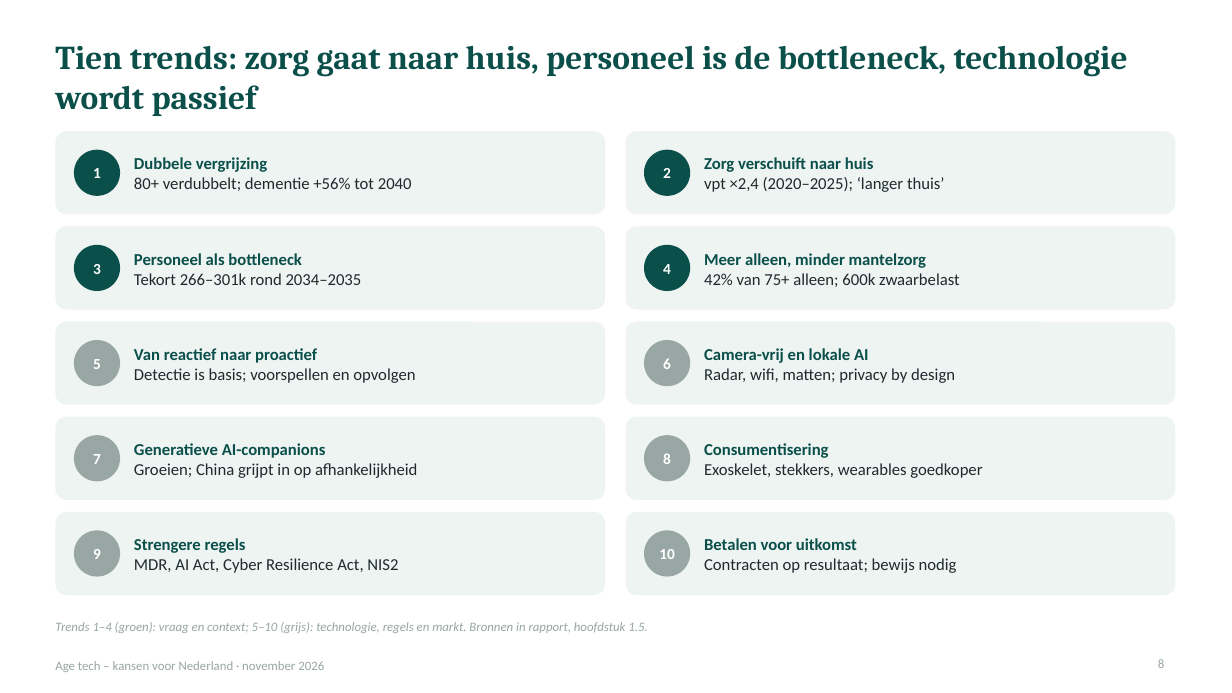
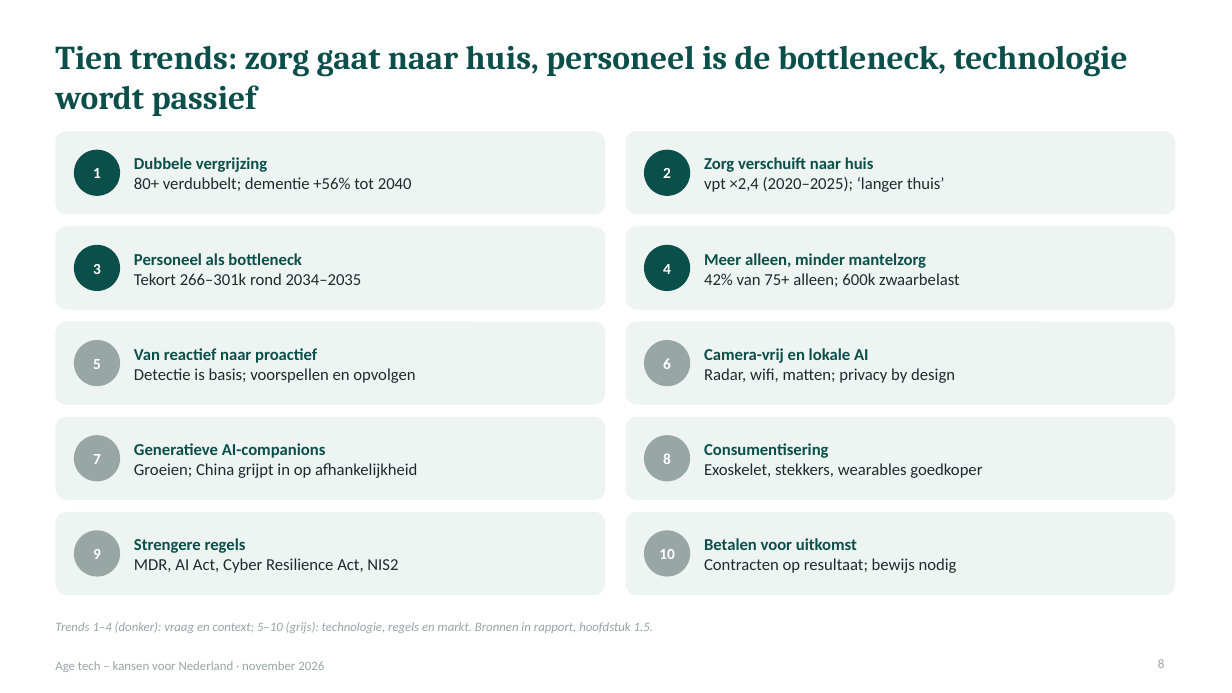
Before and after one commit to robruijn/Four-Seasons-Rome-2026, a slide deck: slide 8 of AgeTech_kansen_Nederland.pptx. Drawn at 1232x693 pixels with LibreOffice and Linux fonts; fonts in the diff are those of the drawing. Boxes give left, top, right and bottom in pixels: in the first picture for what was removed or moved away, otherwise in the second. Text is boxed around its words. In the diff, an @@ line names an element or a change of style, - is before the commit and + after.

```diff
--- a/AgeTech_kansen_Nederland.pptx
+++ b/AgeTech_kansen_Nederland.pptx
@@ text at [55,622,653,633]: text changed @@
-Trends 1–4 (groen): vraag en context; 5–10 (grijs): technologie, regels en markt. Bronnen in rapport, hoofdstuk 1.5.
+Trends 1–4 (donker): vraag en context; 5–10 (grijs): technologie, regels en markt. Bronnen in rapport, hoofdstuk 1.5.
```
Also in this commit, not shown: 13 other slides changed.
